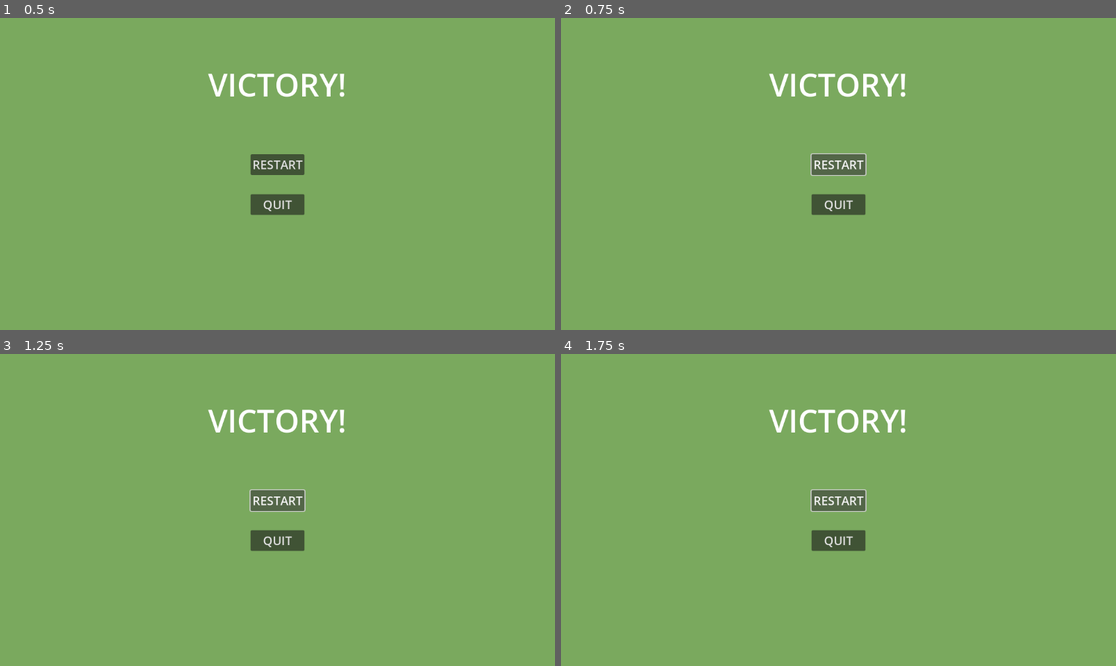
Above: before the commit, frames 1-4 (two rows, left to right).
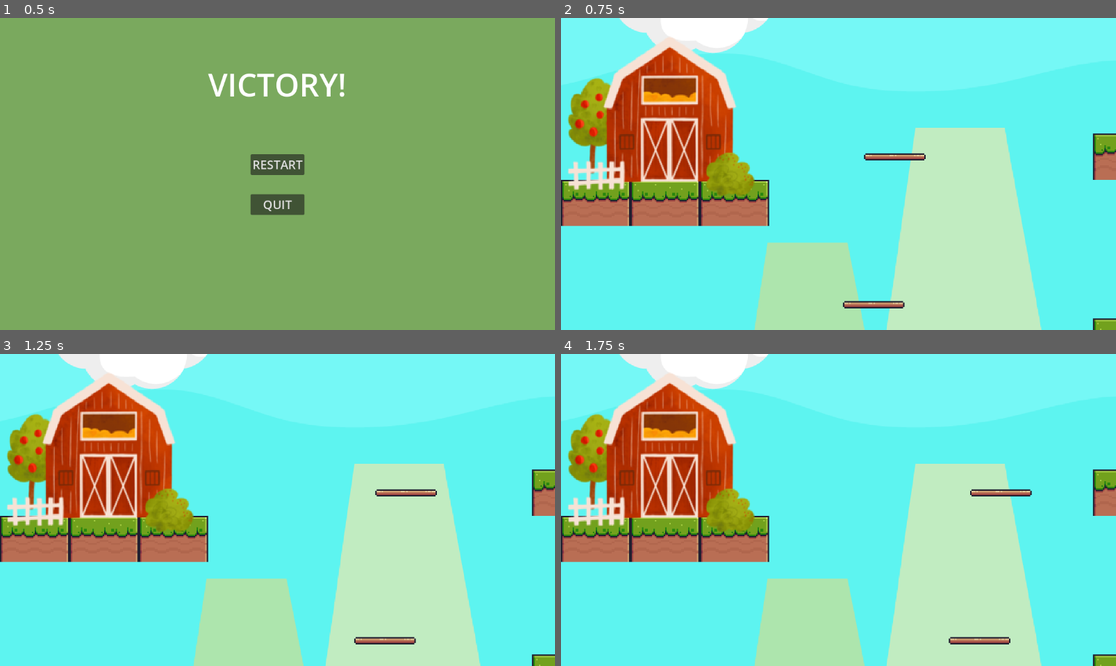
Above: after the commit, the same moments.

Repository: franstreicher/CISC-2DGame
Game: Godot game, scene res://victory_screen.tscn
Same seed, same stepped clock (60 frames per second), same inputs: the game is played once before the commit and once after it. This scene is started directly instead of the project's main scene.
Inputs (mouse positions are in pixels of both pictures, inside the frame that each line leads up to):
- Up to frame 1 (0.5 s): no input
- Up to frame 2 (0.75 s): click "RESTART" at 0.5 s
- Up to frame 3 (1.25 s): no input
- Up to frame 4 (1.75 s): click (838, 500) at 1.25 s, where only the run before the commit has a clickable "RESTART"

Frame 1 is identical in both runs. In frame 2, 100% of the frame differs, in the area x 0-100%, y 0-100%; in frame 3, 100%; in frame 4, 100%.
Error before the commit: Invalid call. Nonexistent function 'change_scene' in base 'SceneTree'. (res://victory_screen.gd:7)

Commit message:
godot

Diff:
--- a/farm building.gd
+++ b/farm building.gd
@@ -1 +1,16 @@
 extends Sprite2D
+
+var pink_chicken_in_farm = false
+var blue_chicken_in_farm = false
+
+
+
+func _on_area_2d_body_entered(body):
+	print (body)
+	if body.name == "pinkchicken" :
+		pink_chicken_in_farm = true
+	if body.name == "bluechicken" :
+		blue_chicken_in_farm = true
+	if blue_chicken_in_farm and pink_chicken_in_farm :
+		print ("you win")
+		get_tree().change_scene_to_file("res://victory_screen.tscn")
--- a/main scene.tscn
+++ b/main scene.tscn
@@ -761,6 +761,9 @@
 physics_layer_1/collision_layer = 1
 sources/0 = SubResource("TileSetAtlasSource_58aic")
 
+[sub_resource type="RectangleShape2D" id="RectangleShape2D_uyo1k"]
+size = Vector2(168.838, 128.095)
+
 [node name="main scene" type="Node2D"]
 
 [node name="TextureRect" type="TextureRect" parent="."]
@@ -792,9 +795,17 @@
 texture = ExtResource("3_o4vxw")
 script = ExtResource("4_bco44")
 
-[node name="Player" parent="." instance=ExtResource("4_bh2v0")]
-
-[node name="Player2" parent="." instance=ExtResource("5_72ip0")]
+[node name="Area2D" type="Area2D" parent="farm building"]
+
+[node name="CollisionShape2D" type="CollisionShape2D" parent="farm building/Area2D"]
+position = Vector2(-4.63407, 2.30946)
+shape = SubResource("RectangleShape2D_uyo1k")
+
+[node name="pinkchicken" parent="." instance=ExtResource("4_bh2v0")]
+position = Vector2(103, 40)
+
+[node name="bluechicken" parent="." instance=ExtResource("5_72ip0")]
+position = Vector2(122, 1588)
 
 [node name="moving platform" parent="." instance=ExtResource("6_23hu1")]
 position = Vector2(609, 595)
@@ -859,6 +870,8 @@
 [node name="CollisionShape2D" parent="pink surface/pink 4" index="1"]
 position = Vector2(3151.9, -23949.5)
 
+[connection signal="body_entered" from="farm building/Area2D" to="farm building" method="_on_area_2d_body_entered"]
+
 [editable path="pink surface/pink 1"]
 [editable path="pink surface/pink 2"]
 [editable path="pink surface/pink 3"]
--- a/victory_screen.gd
+++ b/victory_screen.gd
@@ -4,7 +4,7 @@
 
 
 func _on_restart_button_pressed():
-	get_tree().change_scene("res://main scene.tscn")
+	get_tree().change_scene_to_file("res://main scene.tscn")
 
 
 func _on_quit_button_pressed():
Not shown: 1 places in main scene.tscn that only renumber resources
